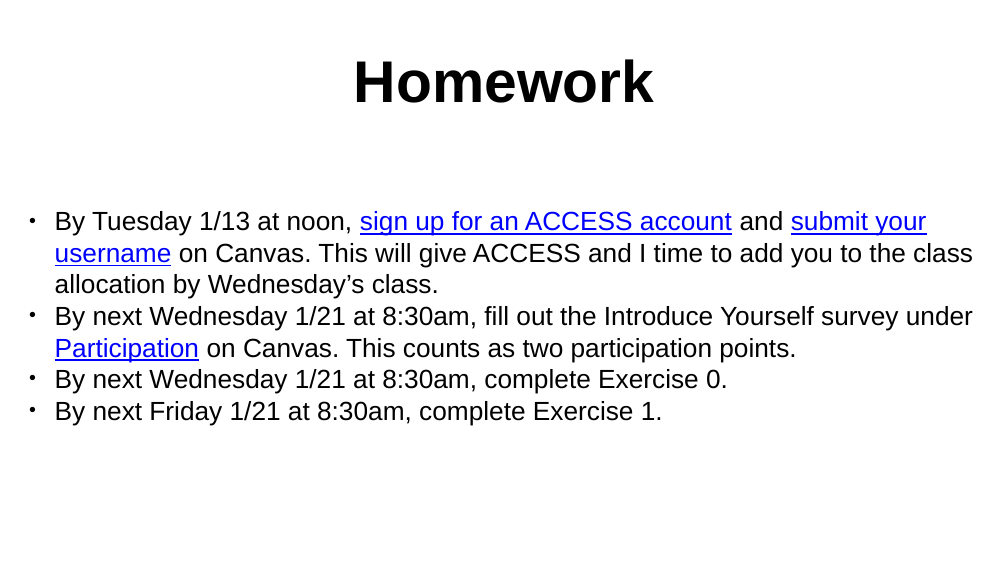
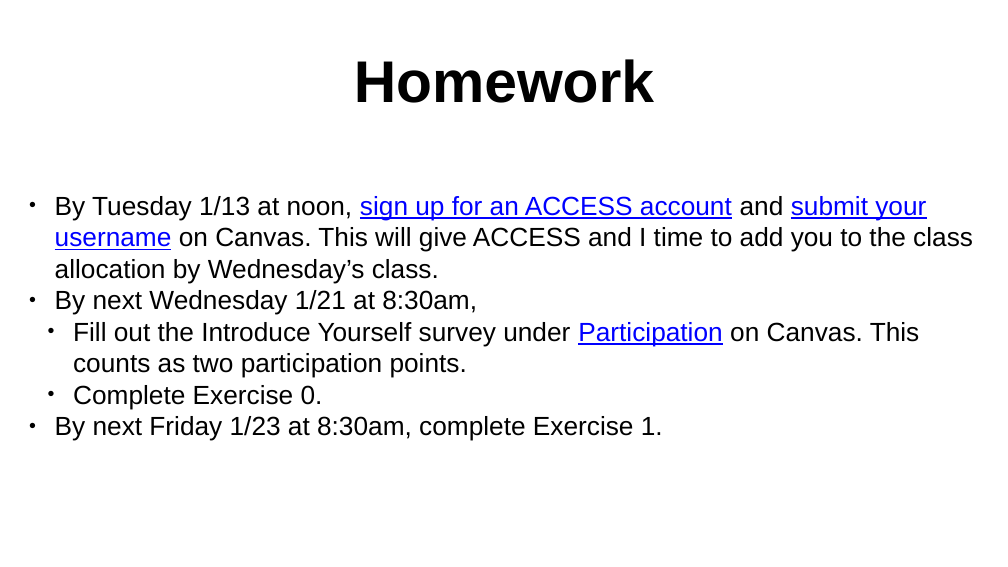
Before and after one commit to anirudhatalmale6-alt/Chem456-2026S, a slide deck: slide 22 of slides/0112-Introduction.pptx. Drawn at 1008x567 pixels with LibreOffice and Linux fonts; fonts in the diff are those of the drawing. Boxes give left, top, right and bottom in pixels: in the first picture for what was removed or moved away, otherwise in the second. Text is boxed around its words. In the diff, an @@ line names an element or a change of style, - is before the commit and + after.

Commit message:
Updating lecture slides and exercises through 1/21

```diff
--- a/slides/0112-Introduction.pptx
+++ b/slides/0112-Introduction.pptx
@@ text at (55,290,920,441): text changed @@
-• By next Wednesday 1/21 at 8:30am, fill out the Introduce Yourself survey under Participation on Canvas. This counts as two participation points.
-• By next Wednesday 1/21 at 8:30am, complete Exercise 0.
-• By next Friday 1/21 at 8:30am, complete Exercise 1.
+• By next Wednesday 1/21 at 8:30am,
+  • Fill out the Introduce Yourself survey under Participation on Canvas. This counts as two participation points.
+  • Complete Exercise 0.
+• By next Friday 1/23 at 8:30am, complete Exercise 1.
```
Also in this commit, not shown: 5 other files.
